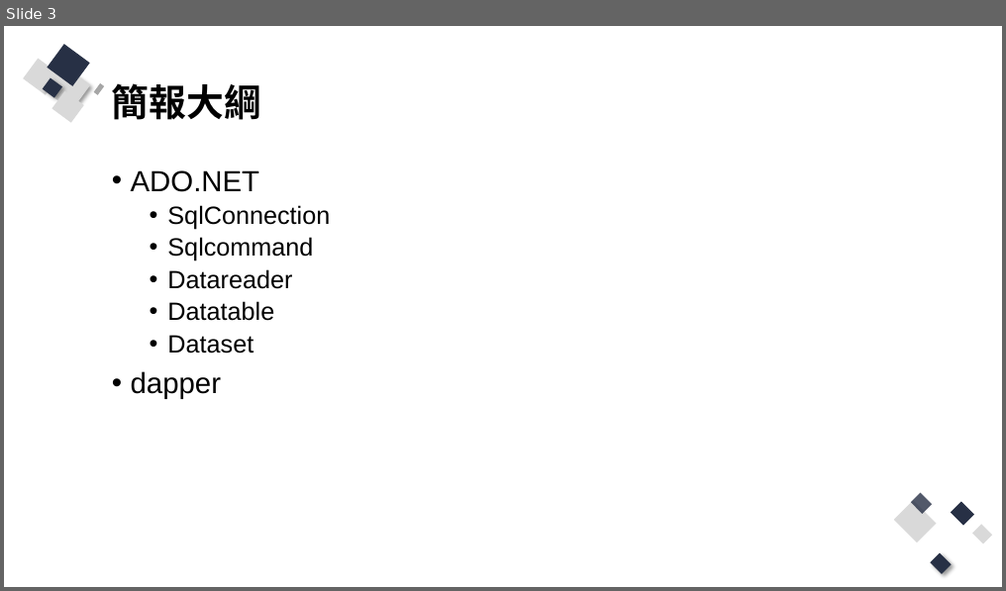
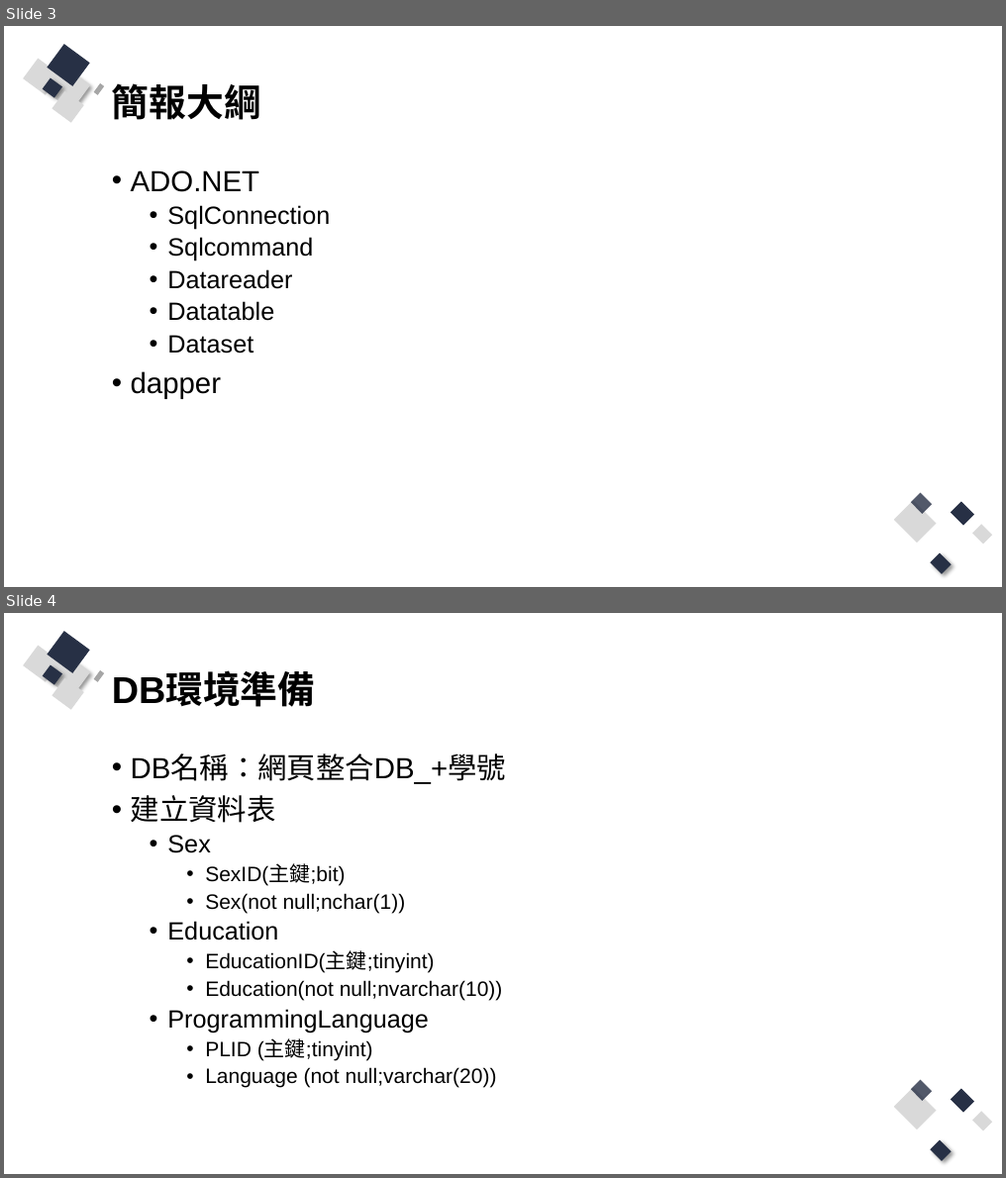
Before and after one commit to Q81JIAXIONG/-, a slide deck: 投影片/3..pptx. Shown one above the other, each under a label of ours: slide 3 before the commit, slides 3 and 4 after it. The pictures are 1006x591 and 1006x1178 pixels, drawn with LibreOffice and Linux fonts; fonts in the diff are those of the drawing. Boxes give left, top, right and bottom in pixels: in the first picture for what was removed or moved away, otherwise in the second. Text is boxed around its words. In the diff, an @@ line names an element or a change of style, - is before the commit and + after.

```diff
--- a/投影片/3..pptx
+++ b/投影片/3..pptx
@@ slide 4 added at bbox=[4, 613, 1002, 1174], background #FFFFFF; not listed: 13 template elements that a slide beside it also shows @@
@@ title added at bbox=[112, 673, 316, 710], 36 pt, text #000000, bold @@
+DB環境準備
@@ text added at bbox=[131, 755, 506, 1088], 20 pt, text #000000 @@
+• DB名稱：網頁整合DB_+學號
+• 建立資料表
+  • Sex
+    • SexID(主鍵;bit)
+    • Sex(not null;nchar(1))
+  • Education
+    • EducationID(主鍵;tinyint)
+    • Education(not null;nvarchar(10))
+  • ProgrammingLanguage
+    • PLID (主鍵;tinyint)
+    • Language (not null;varchar(20))
```
Also in this commit, not shown: 2 slides changed, 22 other slides added, 11 other files.
